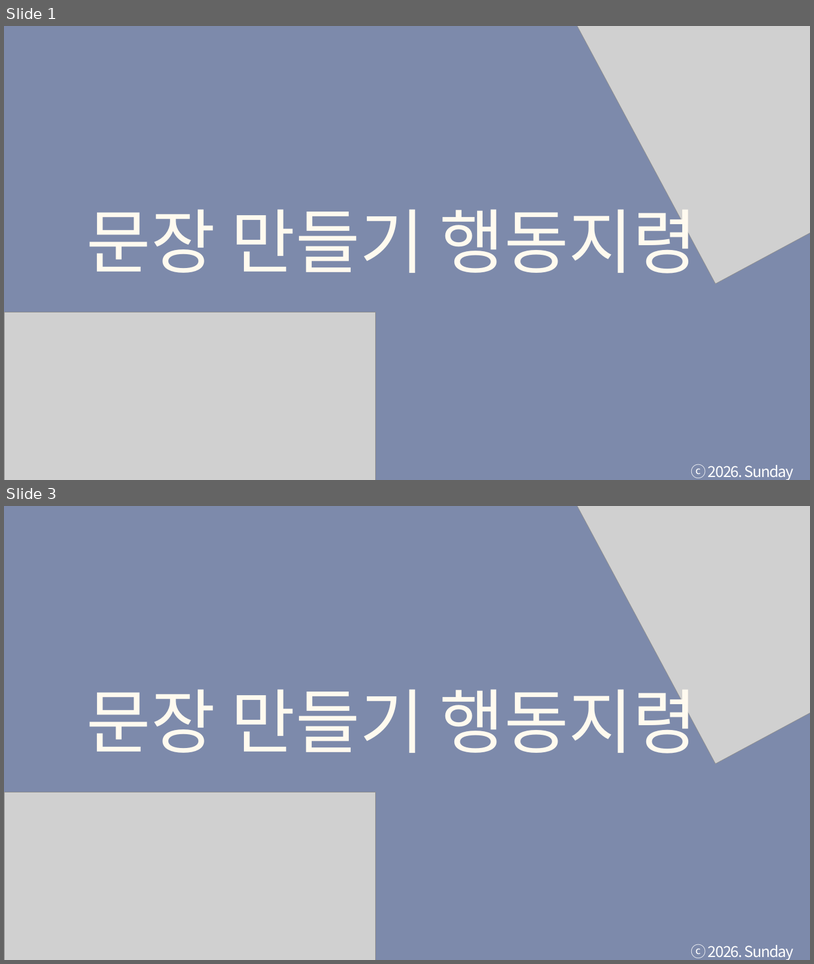
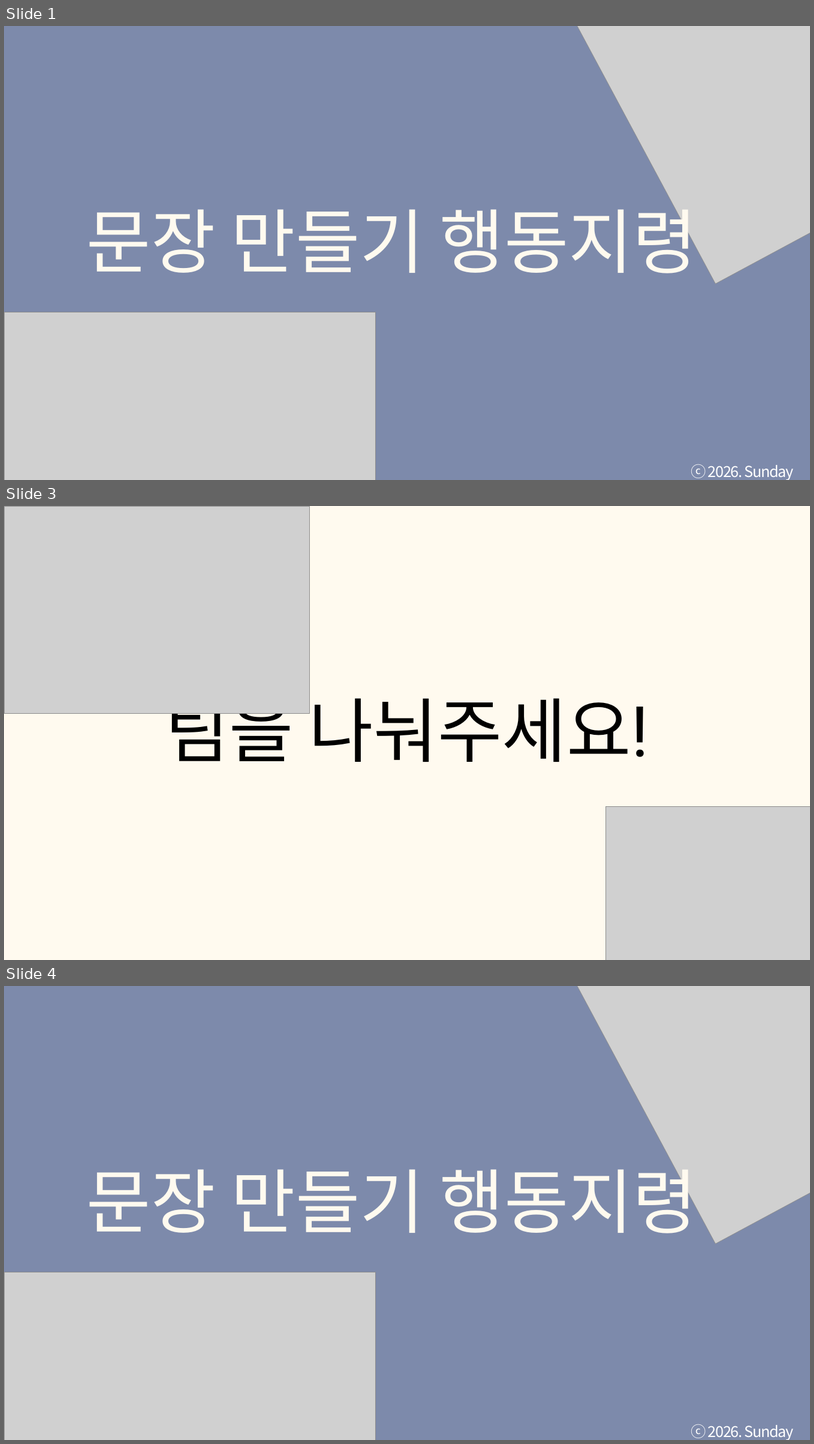
Before and after one commit to tkdgns25300/sunday_play, a slide deck: public/downloads/games/action-command/rules.pptx. Shown one above the other, each under a label of ours: slides 1 and 3 before the commit, slides 1, 3 and 4 after it; the slides between them are not shown. The pictures are 814x964 and 814x1444 pixels, drawn with LibreOffice and Linux fonts; fonts in the diff are those of the drawing; grey boxes stand for pictures. Boxes give left, top, right and bottom in pixels: in the first picture for what was removed or moved away, otherwise in the second. Text is boxed around its words. In the diff, an @@ line names an element or a change of style, - is before the commit and + after.

```diff
--- a/public/downloads/games/action-command/rules.pptx
+++ b/public/downloads/games/action-command/rules.pptx
@@ slide 3 added at box(4, 506, 810, 960), background #FFFAEF @@
@@ picture added at box(4, 506, 309, 713) @@
@@ text added at box(165, 685, 650, 774), 125 pt, text #000000 @@
+팀을 나눠주세요!
@@ picture added at box(606, 807, 810, 960) @@
@@ what was slide 3 is now slide 4 @@
```
Also in this commit, not shown: 1 slide changed, 20 other slides added, 2 other files.
